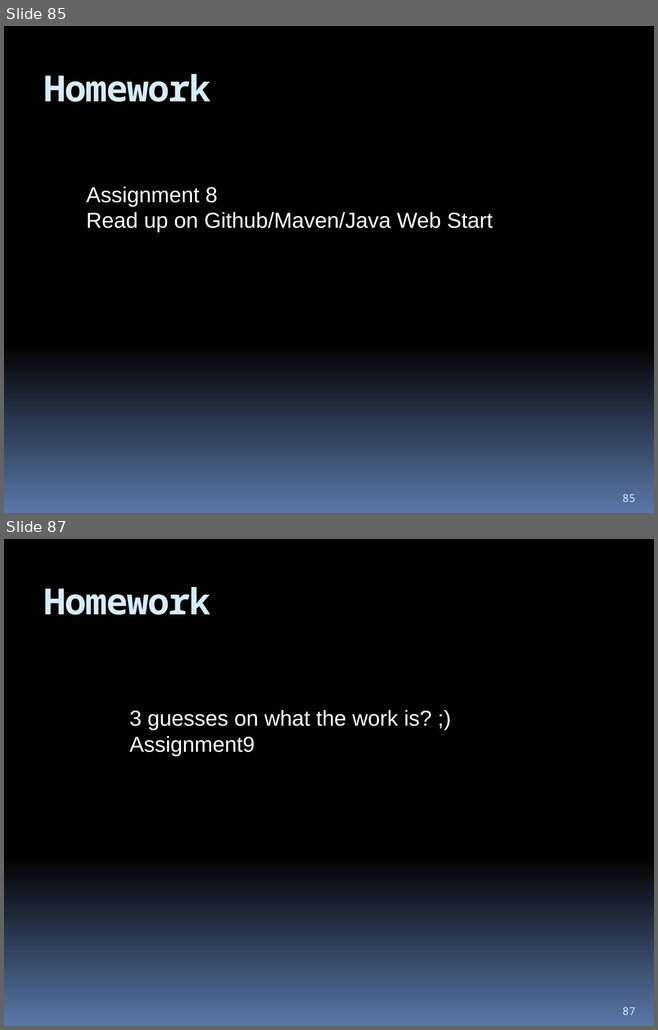
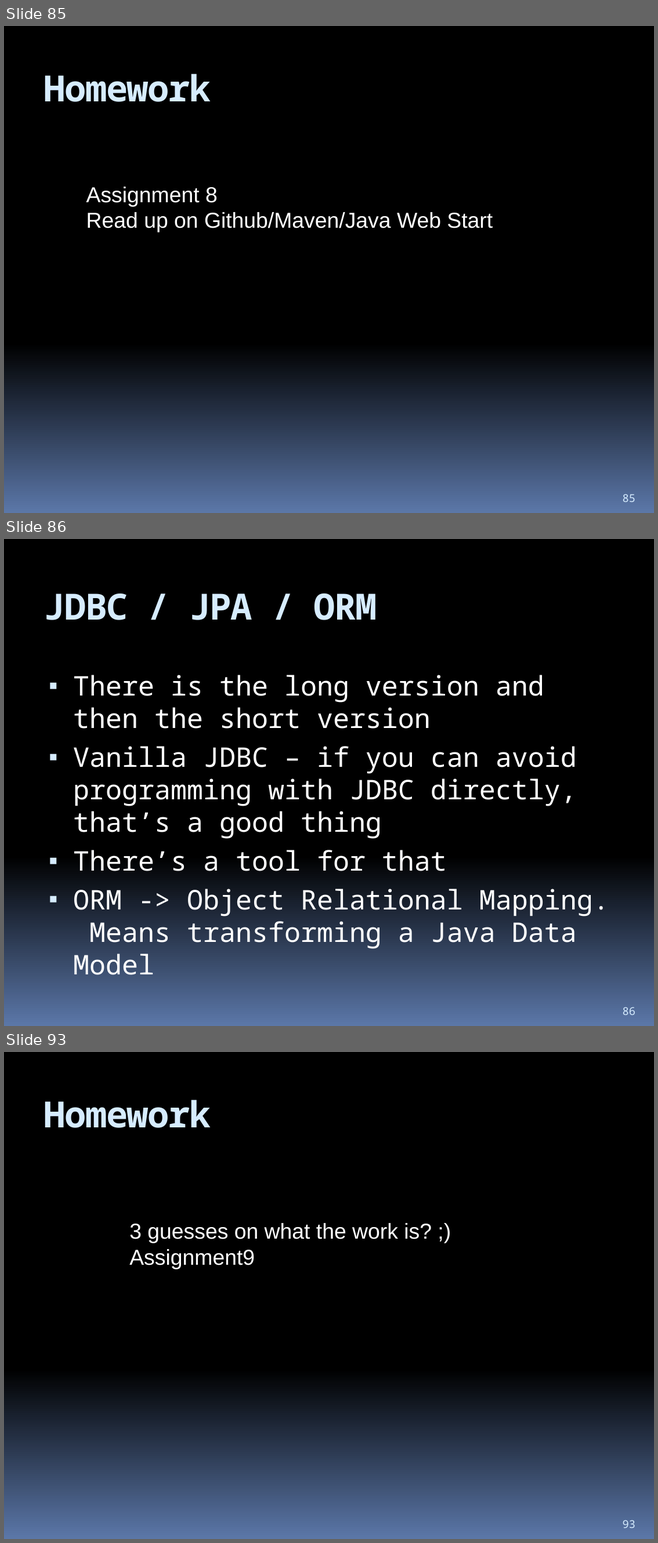
Before and after one commit to hchan/comp2613, a slide deck: coursePresentation.pptx. Shown one above the other, each under a label of ours: slides 85 and 87 before the commit, slides 85, 86 and 93 after it; the slides between them are not shown. The pictures are 658x1030 and 658x1543 pixels, drawn with LibreOffice and Linux fonts; fonts in the diff are those of the drawing. Boxes give left, top, right and bottom in pixels: in the first picture for what was removed or moved away, otherwise in the second. Text is boxed around its words. In the diff, an @@ line names an element or a change of style, - is before the commit and + after.

```diff
--- a/coursePresentation.pptx
+++ b/coursePresentation.pptx
@@ slide 86 added at box(4, 539, 654, 1026), background gradient #000000 to #5B77A8 @@
@@ title added at box(44, 594, 377, 620), 40 pt, text #D6ECFF, bold @@
+JDBC / JPA / ORM
@@ text added at box(73, 675, 609, 975), 30 pt, text #FFFFFF @@
+▪ There is the long version and then the short version
+▪ Vanilla JDBC – if you can avoid programming with JDBC directly, that’s a good thing
+▪ There’s a tool for that
+▪ ORM -> Object Relational Mapping. Means transforming a Java Data Model
@@ page number added at box(622, 1007, 635, 1015), 12 pt, text #D6ECFF @@
+86
@@ what was slide 87 is now slide 93 @@
@@ page number at box(622, 1520, 635, 1528): text changed @@
-87
+93
```
Also in this commit, not shown: 6 other slides added, 1 slide removed, 7 other files.
